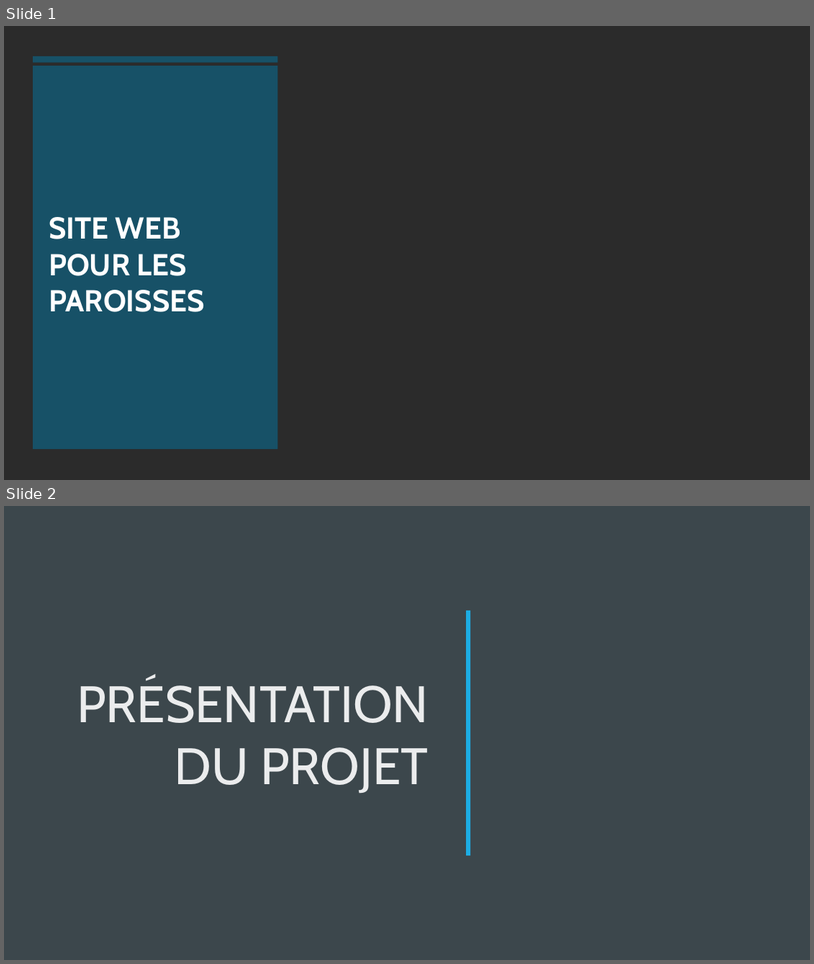
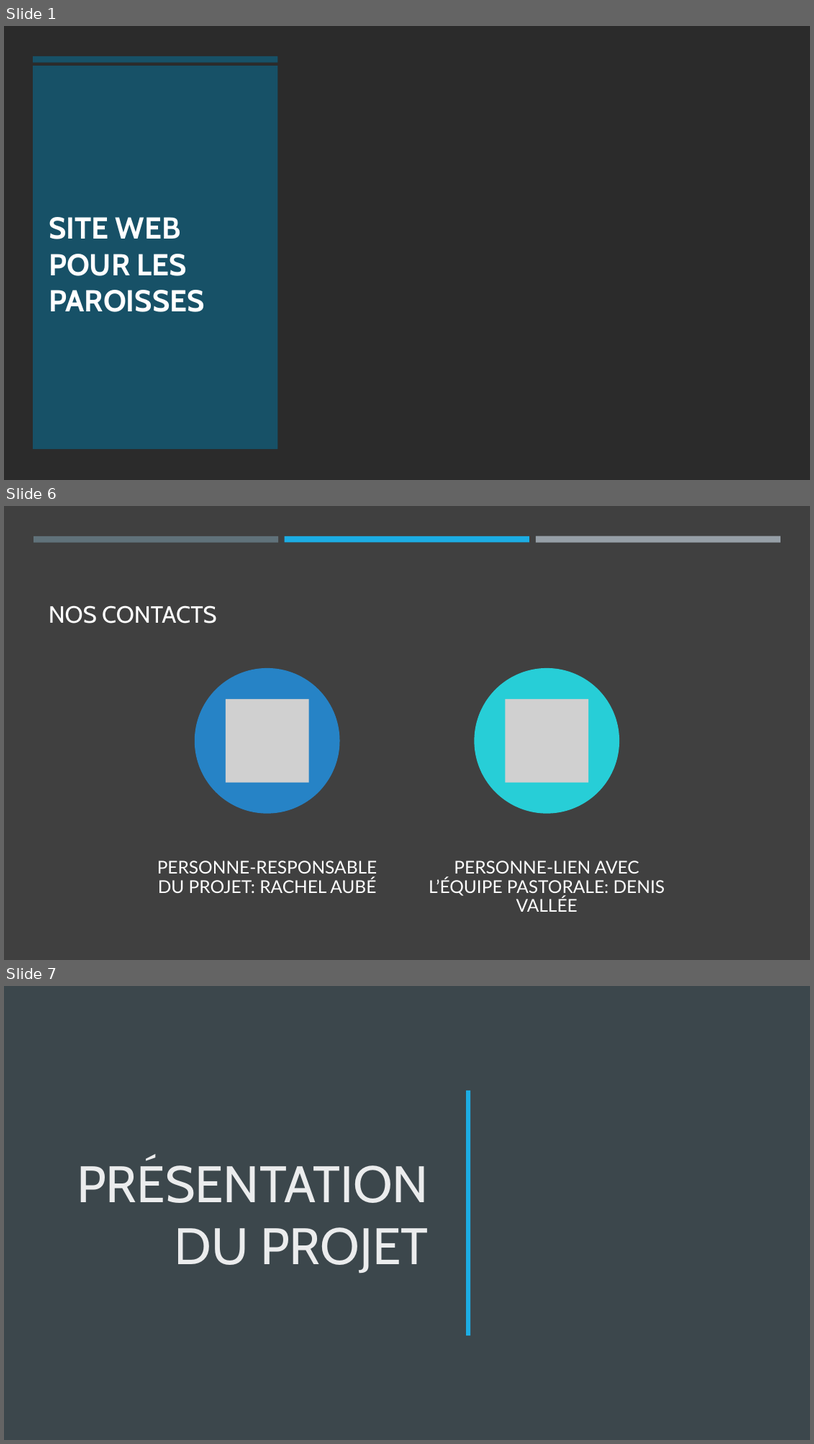
Before and after one commit to llSkyTechll/Project-ESP, a slide deck: ProjetESP.pptx. Shown one above the other, each under a label of ours: slides 1 and 2 before the commit, slides 1, 6 and 7 after it; the slides between them are not shown. The pictures are 814x964 and 814x1444 pixels, drawn with LibreOffice and Linux fonts; fonts in the diff are those of the drawing; grey boxes stand for pictures; background and template pictures are left out; a plain dark background stands for a picture behind light text. Boxes give left, top, right and bottom in pixels: in the first picture for what was removed or moved away, otherwise in the second. Text is boxed around its words. In the diff, an @@ line names an element or a change of style, - is before the commit and + after.

```diff
--- a/ProjetESP.pptx
+++ b/ProjetESP.pptx
@@ slide 6 added at (x1=4, y1=506, x2=810, y2=960), background #000000 @@
@@ rectangle added at (x1=4, y1=506, x2=810, y2=960), fill #404040 @@
@@ rectangle added at (x1=34, y1=536, x2=278, y2=542), fill #60727A @@
@@ rectangle added at (x1=285, y1=536, x2=530, y2=542), fill #1CADE4 @@
@@ rectangle added at (x1=536, y1=536, x2=781, y2=543), fill #969FA7 @@
@@ title added at (x1=49, y1=605, x2=217, y2=623), 28 pt, text #FFFFFF @@
+NOS CONTACTS
@@ group added at (x1=157, y1=668, x2=666, y2=911): 2 ellipses, 2 pictures, 2 texts @@
+PERSONNE-RESPONSABLE DU PROJET: RACHEL AUBÉ
+PERSONNE-LIEN AVEC L’ÉQUIPE PASTORALE: DENIS VALLÉE
@@ what was slide 2 is now slide 7 @@
```
Also in this commit, not shown: 1 slide changed, 4 other slides added, 1 other file.
